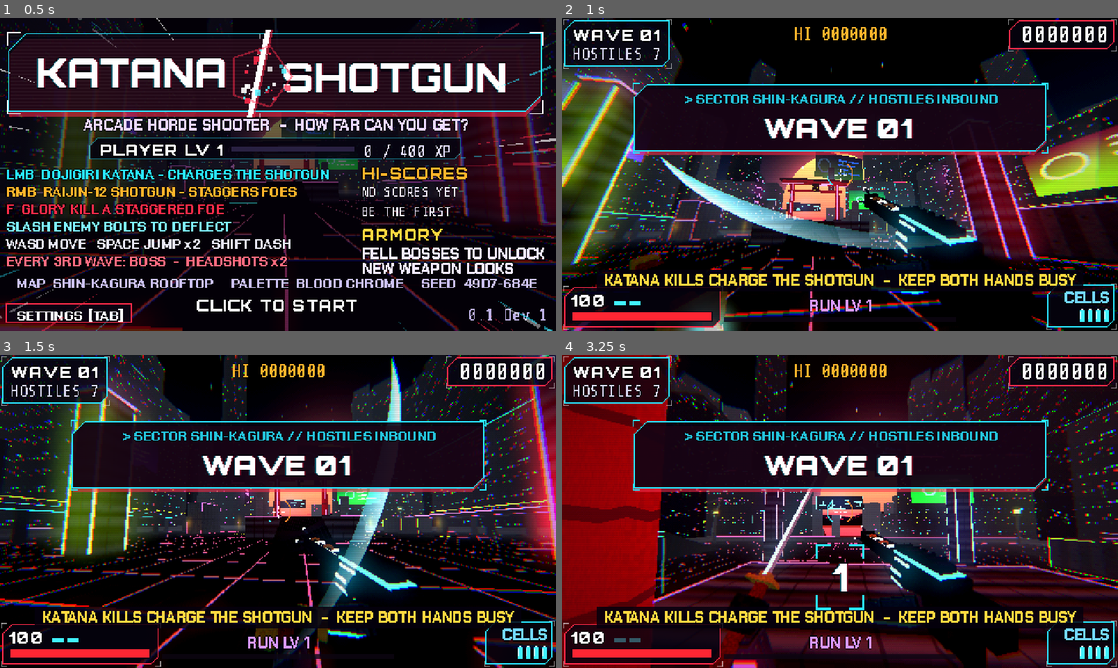
Above: before the commit, frames 1-4 (two rows, left to right).
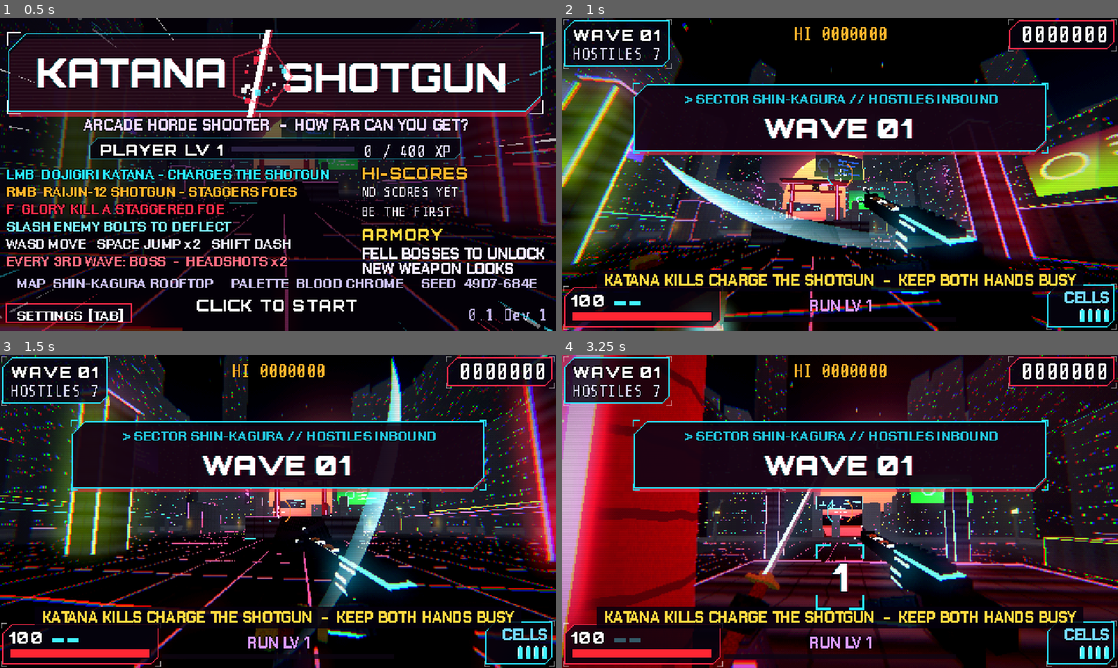
Above: after the commit, the same moments.

Repository: ggbillyjoe3526/katanashotgun
Game: Godot game, scene res://scenes/main.tscn
Two runs of this game, one before a commit and one after it. Both use one fixed random seed, a clock stepped at 60 frames per second and the inputs below. Sound files missing from this copy of the repository are replaced by a short silence.
Inputs (mouse positions are in pixels of both pictures, inside the frame that each line leads up to):
- Up to frame 1 (0.5 s): no input
- Up to frame 2 (1 s): tap Enter (ui_accept) at 0.5 s; drag from (628, 312) to (895, 105) at 0.52 s
- Up to frame 3 (1.5 s): move the mouse to (250, 511) at 1.27 s; hold W (move_forward) from 1.28 s (still down); tap F (finisher) at 1.35 s; click (250, 511) at 1.42 s
- Up to frame 4 (3.25 s): keep holding W (move_forward); tap Space (jump) at 1.52, 3.02 s; tap Shift (dash) at 1.55, 2.1, 3.05 s; move the mouse to (851, 505) at 2.02 s; click (851, 505) at 2.17 s; tap F (finisher) at 2.3, 2.85 s; move the mouse to (834, 517) at 2.77 s; click (834, 517) at 2.92 s

Frame 1 is identical in both runs. In frame 2, 0.1% of the frame differs, in the area x 2-74%, y 50-92%; in frame 3, 15%; in frame 4, 25%, in the area x 0-100%, y 0-100%.

Commit message:
Physics interpolation for smooth movement on fast screens; no plunge on bosses
- Turn on physics interpolation (tick stays 60, jitter fix 0). The head
  (camera and viewmodel) is top level with interpolation off and placed
  every frame on the body's interpolated spot with the live mouse look;
  the body takes its yaw in the physics tick. Respawns, the end of a
  finisher and movetest teleports reset interpolation.
- Bosses can no longer be plunged (owner: no glory kills on bosses).

Co-Authored-By: Claude Opus 5.5 (1M context) <noreply@anthropic.com>
Claude-Session: https://claude.ai/code/session_017kWBz6VUv4MgardFeRWaSb

Diff:
--- a/project.godot
+++ b/project.godot
@@ -108,6 +108,8 @@
 
 common/physics_ticks_per_second=60
 common/max_physics_steps_per_frame=4
+common/physics_jitter_fix=0.0
+common/physics_interpolation=true
 
 [rendering]
 
--- a/scripts/debug_movement.gd
+++ b/scripts/debug_movement.gd
@@ -114,6 +114,7 @@
 	var p := Game.player
 	p.global_position = ORIGIN + Vector3(0, c.get("start_y", 0.0) + 0.02, 0)
 	p.velocity = Vector3.ZERO
+	p.reset_physics_interpolation()
 	p.yaw = 0.0
 	p.pitch = c.get("pitch", 0.0)
 	p.jumps_left = 1
--- a/scripts/player.gd
+++ b/scripts/player.gd
@@ -25,6 +25,7 @@
 const BASE_FOV := 88.0 # the default; the live value is Settings.fov
 const CAPSULE_RADIUS := 0.4
 const CAPSULE_HEIGHT := 1.8
+const EYE_HEIGHT := 1.55
 # ledge climb: how long the pull-up takes (the reach rules are in LedgeClimb)
 const CLIMB_BASE_TIME := 0.2
 const CLIMB_TIME_PER_M := 0.09
@@ -91,6 +92,7 @@
 var fov_kick := 0.0
 var exec_zoom := 0.0
 var tilt := 0.0
+var head_y := EYE_HEIGHT # the eye above the feet, with bob, dips and finisher lifts
 var bob_t := 0.0
 var land_dip := 0.0
 var _was_on_floor := true
@@ -148,8 +150,13 @@
 	cs.shape = cap
 	cs.position.y = CAPSULE_HEIGHT * 0.5
 	add_child(cs)
+	# Physics runs at 60 ticks but screens refresh at up to 240+ Hz, so the
+	# body is physics-interpolated and the head (camera and weapons) is placed
+	# every frame on the body's interpolated spot, with the mouse look applied
+	# straight away. It is top level so it never steps with the body.
 	head = Node3D.new()
-	head.position.y = 1.55
+	head.top_level = true
+	head.physics_interpolation_mode = Node.PHYSICS_INTERPOLATION_MODE_OFF
 	add_child(head)
 	cam = Camera3D.new()
 	cam.fov = Settings.fov
@@ -168,6 +175,8 @@
 	vm.set_cells(cells, max_cells)
 	yaw = rotation.y
 	_floor_y = global_position.y
+	reset_physics_interpolation()
+	_place_head()
 
 
 func _unhandled_input(event: InputEvent) -> void:
@@ -186,9 +195,7 @@
 		_attract_t += delta
 		yaw = sin(_attract_t * 0.15) * 0.5
 		pitch = 0.08 + sin(_attract_t * 0.23) * 0.05
-	rotation.y = yaw
 	recoil = move_toward(recoil, 0.0, delta * 0.5)
-	head.rotation.x = pitch + recoil
 	# shake
 	trauma = maxf(0.0, trauma - delta * 1.6)
 	_shake_t += delta * 30.0
@@ -210,7 +217,8 @@
 	if is_on_floor() and hspeed > 1.0 and dash_t <= 0.0:
 		bob_t += delta * hspeed * 0.9
 	var bob_amt := clampf(hspeed / WALK_SPEED, 0.0, 1.0) if is_on_floor() else 0.0
-	head.position.y = (1.55 if not dead else 0.35) + sin(bob_t * 2.0) * 0.035 * bob_amt - land_dip + gk_cam_y - 0.12 * climb_env
+	head_y = (EYE_HEIGHT if not dead else 0.35) + sin(bob_t * 2.0) * 0.035 * bob_amt - land_dip + gk_cam_y - 0.12 * climb_env
+	_place_head()
 	vm.set_bob(bob_amt, bob_t)
 	vm.set_climb(climb if climb_t >= 0.0 else -1.0)
 	vm.visible = Game.state != "title"
@@ -219,7 +227,15 @@
 		cam.rotation.z = lerpf(cam.rotation.z, 0.6, 1.0 - exp(-3.0 * delta))
 
 
+## The head sits on the body's interpolated spot (its real spot while a
+## finisher drives the body frame by frame), turned by the live mouse look.
+func _place_head() -> void:
+	var base := global_position if gk_target != null else get_global_transform_interpolated().origin
+	head.global_transform = Transform3D(Basis.from_euler(Vector3(pitch + recoil, yaw, 0.0)), base + Vector3(0, head_y, 0))
+
+
 func _physics_process(delta: float) -> void:
+	rotation.y = yaw # the body faces where you look (dash, climb and aim use it)
 	if Game.state == "title":
 		return
 	katana_cd -= delta
@@ -363,6 +379,7 @@
 		global_position = Game.arena.player_spawn
 		velocity = Vector3.ZERO
 		_floor_y = global_position.y
+		reset_physics_interpolation()
 
 
 # ---------------------------------------------------------------- movement
@@ -583,8 +600,8 @@
 
 ## A foe to plunge onto from above: you left a floor well above it, you are
 ## still high over it, it is within reach of the drop and near the crosshair,
-## with nothing in between. Brutes and bosses are armoured: only when
-## staggered.
+## with nothing in between. Brutes are armoured: only when staggered.
+## Bosses never get a finisher from a plunge (their fights end on posture).
 func _find_plunge_target() -> Enemy:
 	if is_on_floor():
 		return null
@@ -596,7 +613,7 @@
 	for e in Game.enemy_list:
 		if not is_instance_valid(e) or e.dead or e.state == Enemy.S.SPAWN:
 			continue
-		if (e.is_boss or e.kind == "brute") and not e.is_staggered():
+		if e.is_boss or (e.kind == "brute" and not e.is_staggered()):
 			continue
 		var base: float = e.global_position.y
 		var drop := feet - base
@@ -722,7 +739,7 @@
 	elif gk_kind == "front_a":
 		look_h = 0.62 + 0.25 * smoothstep(0.34, 0.46, t)
 	if is_instance_valid(e):
-		var aim := e.global_position + Vector3(0, e.height * look_h, 0) - (global_position + Vector3(0, head.position.y, 0))
+		var aim := e.global_position + Vector3(0, e.height * look_h, 0) - (global_position + Vector3(0, head_y, 0))
 		var want_yaw := atan2(-aim.x, -aim.z)
 		var want_pitch := clampf(atan2(aim.y, Vector2(aim.x, aim.z).length()), -1.2, 1.2)
 		var k := clampf(t / 0.1, 0.0, 1.0)
@@ -899,6 +916,7 @@
 	gk_target = null
 	gk_events = []
 	gk_cam_y = 0.0
+	reset_physics_interpolation() # the finisher moved the body outside the physics tick
 	invuln = 0.35
 	vm.glory_end()
 	# a little hop back out of the gore
Not shown, changed: DESIGN.md
Not shown, changed: changelog.d/vertical-movement.md
Not shown, changed: spec.md
